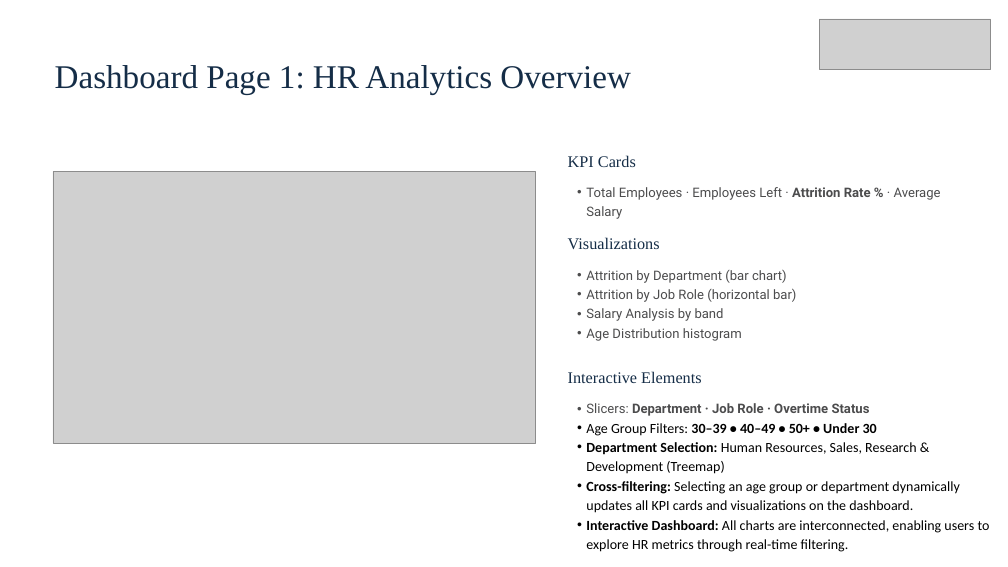
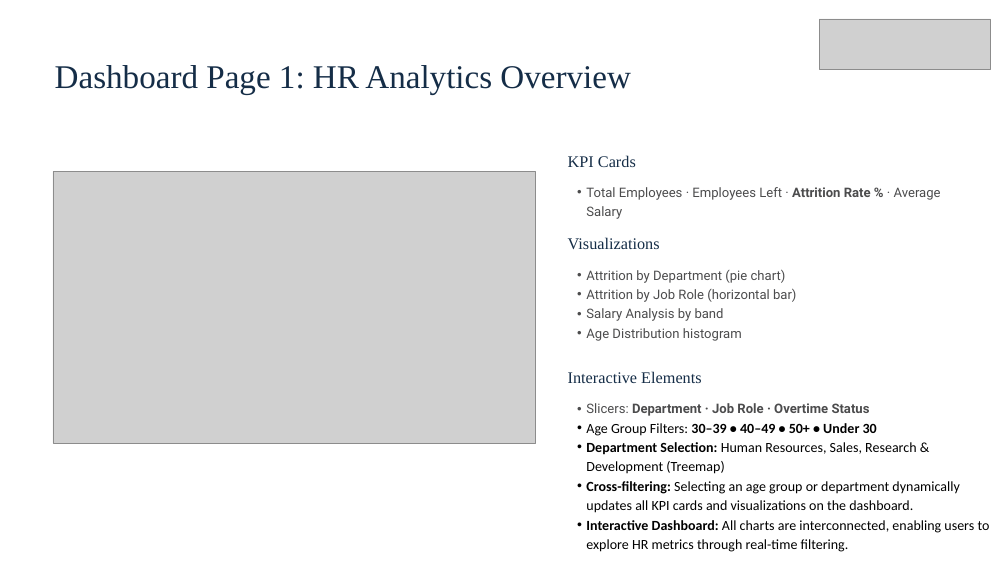
Before and after one commit to Ishan2025-new/Power-BI-Project----HR-Employee-Analytics-Dashboard, a slide deck: slide 8 of HR-Employee-Analytics-Dashboard.pptx. Drawn at 1008x567 pixels with LibreOffice and Linux fonts; fonts in the diff are those of the drawing; grey boxes stand for pictures. Boxes give left, top, right and bottom in pixels: in the first picture for what was removed or moved away, otherwise in the second. Text is boxed around its words. In the diff, an @@ line names an element or a change of style, - is before the commit and + after.

```diff
--- a/HR-Employee-Analytics-Dashboard.pptx
+++ b/HR-Employee-Analytics-Dashboard.pptx
@@ text at <box>586,270,786,283</box>: text changed @@
-  • Attrition by Department (bar chart)
+  • Attrition by Department (pie chart)
```
Also in this commit, not shown: 2 other slides changed.
